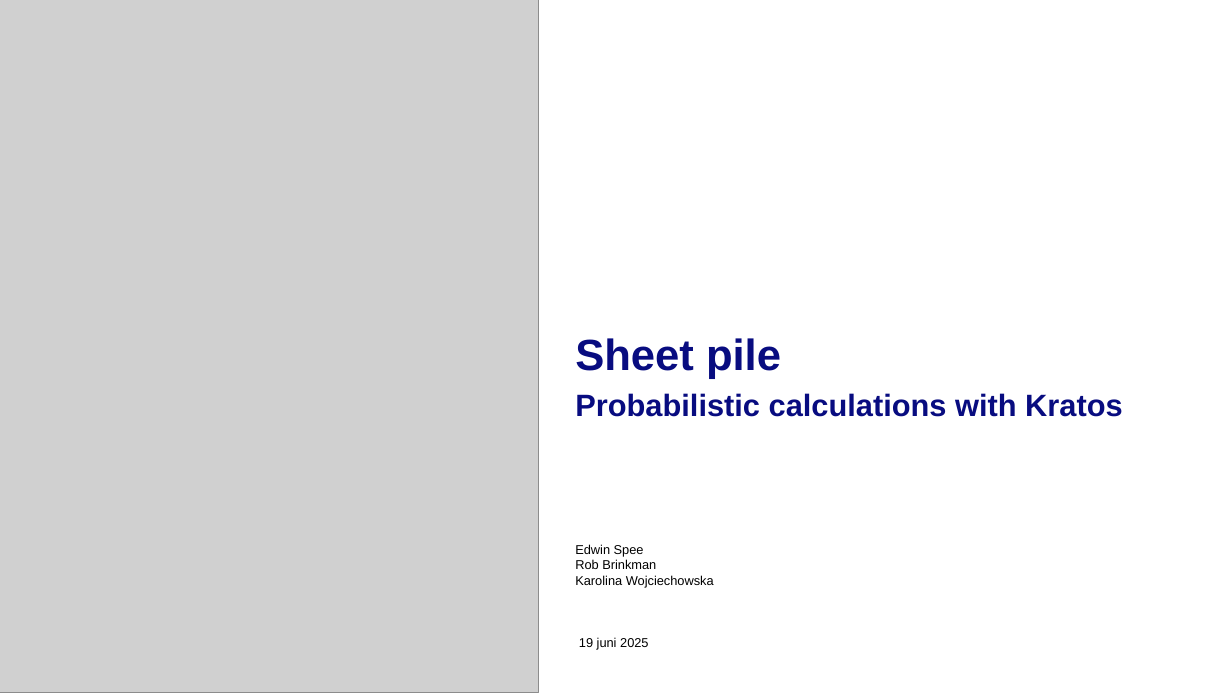
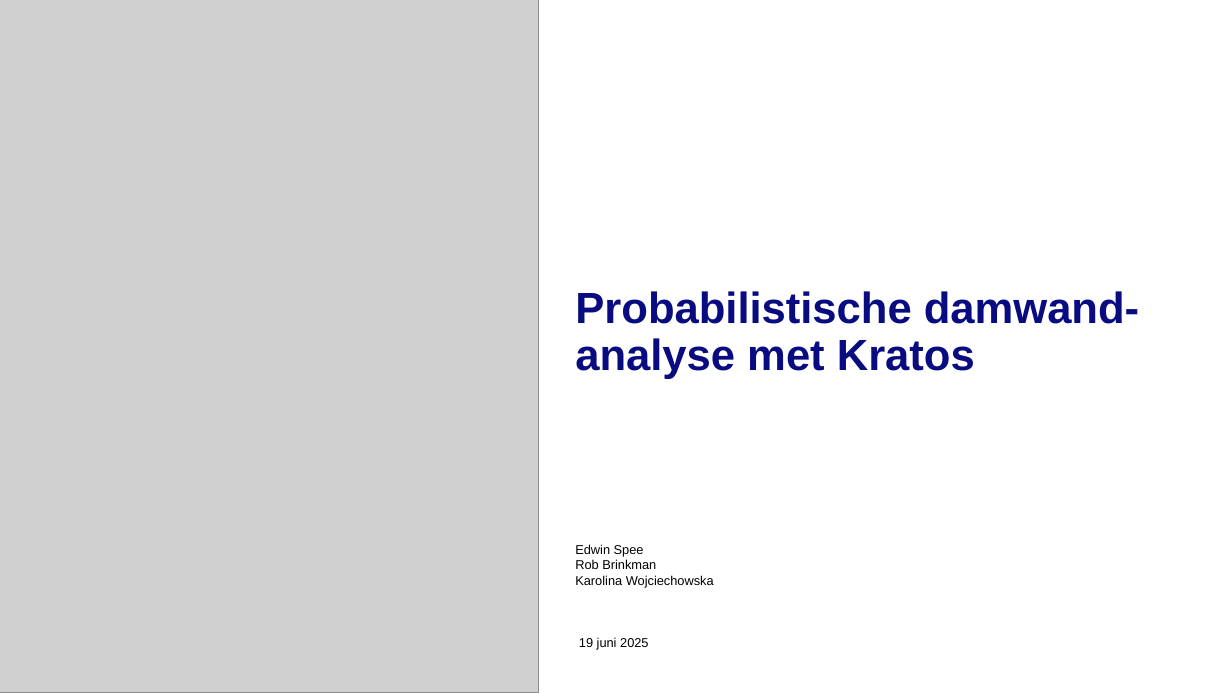
Before and after one commit to Deltares/ProbabilisticLibrary, a slide deck: slide 1 of sources/Deltares.Probabilistic.PWrapper.Examples/kratos/Prob Kratos DSD.pptx. Drawn at 1232x693 pixels with LibreOffice and Linux fonts; fonts in the diff are those of the drawing; grey boxes stand for pictures; background and template pictures are left out. Boxes give left, top, right and bottom in pixels: in the first picture for what was removed or moved away, otherwise in the second. Text is boxed around its words. In the diff, an @@ line names an element or a change of style, - is before the commit and + after.

```diff
--- a/sources/Deltares.Probabilistic.PWrapper.Examples/kratos/Prob Kratos DSD.pptx
+++ b/sources/Deltares.Probabilistic.PWrapper.Examples/kratos/Prob Kratos DSD.pptx
@@ title at [575,291,1139,379]: text changed @@
-Sheet pile
+Probabilistische damwand-analyse met Kratos
@@ subtitle removed at [575,393,1123,417] @@
-Probabilistic calculations with Kratos
```
Also in this commit, not shown: 6 other slides changed.
